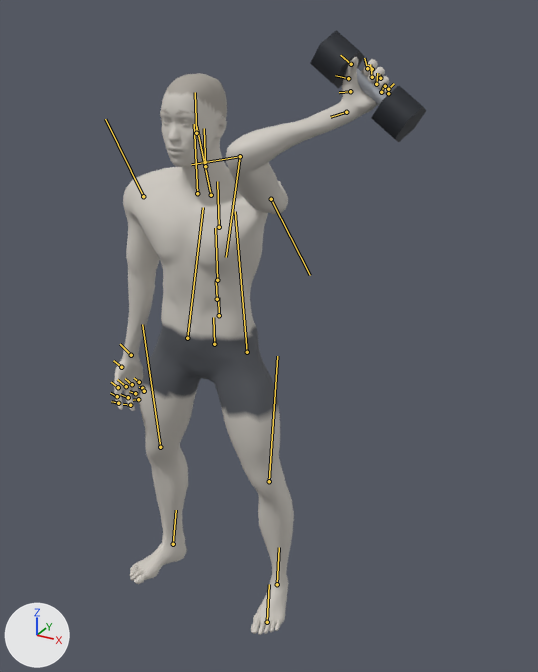
What one commit did to the glTF model exports/single-arm-dumbbell-snatch.glb.
Both versions are drawn from a camera (50 mm lens) standing at (1.2, -1.834, 1.948) and looking at (0.263, -0.131, 1.097). The axes (+X, +Y, +Z) are drawn at lower left. The lights are the same throughout. The first picture is the older version. Both versions are drawn at frame 75 of the action 'single-arm-dumbbell-snatch_left'; the numbers are the values there. The bones that change, and the others that lie on the model, are drawn over the model as lines.
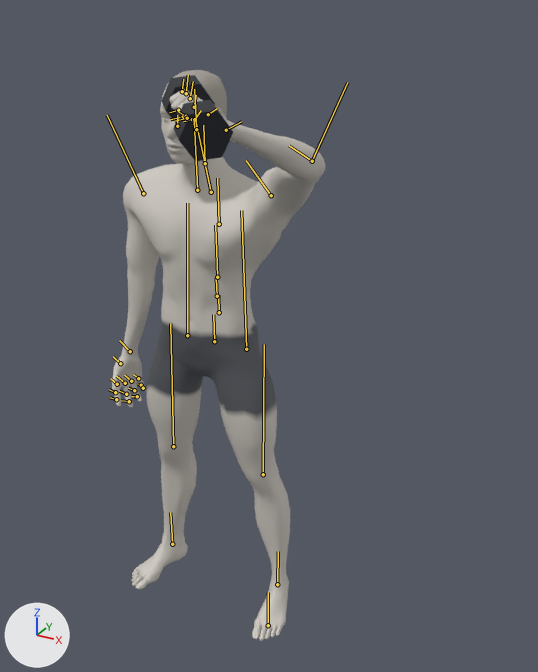
ob_dbr_left is not drawn itself; it is the parent of ob_mesh_1, ob_mesh_2, ob_mesh_3.

What the commit changed:
Bone 'pelvis' (bone_pelvis) moves from (0.008, -0.011, 0.0) to (0.008, -0.002, 0.0).
Bone 'upperarm_l' (bone_upperarm_l) turns from (-13, 59, 150) to (56, -37, 23) degrees about its own x, y and z.
Bone 'lowerarm_l' (bone_lowerarm_l) turns from (5, -42, 31) to (12, -23, 5) degrees about its own x, y and z.
Bone 'hand_l' (bone_hand_l) turns from (74, -28, -60) to (-9, 48, 47) degrees about its own x, y and z.
Bone 'lowerarm_twist_l' (bone_lowerarm_twist_l) turns from (62, -12, -48) to (-38, 36, 19) degrees about its own x, y and z.
Bone 'upperarm_r' (bone_upperarm_r) turns from (35, -15, 1) to (35, -17, 1) degrees about its own x, y and z.
Bone 'thigh_l' (bone_thigh_l) turns from (8, 30, 10) to (3, 30, 4) degrees about its own x, y and z.
Bone 'calf_l' (bone_calf_l) turns from (-7, 1, -11) to (-2, 0, 0) degrees about its own x, y and z.
Bone 'foot_l' (bone_foot_l) turns from (0, -20, 12) to (1, -19, -2) degrees about its own x, y and z.
Bone 'thigh_r' (bone_thigh_r) turns from (-8, -30, 10) to (-3, -30, 4) degrees about its own x, y and z.
Bone 'calf_r' (bone_calf_r) turns from (7, -1, -11) to (2, 0, 0) degrees about its own x, y and z.
Bone 'foot_r' (bone_foot_r) turns from (0, 20, 12) to (-1, 19, -2) degrees about its own x, y and z.

Where the change shows, as pixel boxes (x1, y1, x2, y2) in the pictures (538 x 672 px):
'Mesh_0', posed (23% narrower): before (114, 57, 391, 635); after (112, 70, 325, 641)
'Mesh_3', posed (7% wider, 9% taller): before (371, 86, 426, 142); after (174, 100, 233, 161)
'Mesh_2', posed: before (310, 30, 365, 88); after (162, 75, 215, 121)
'Mesh_1', posed (not visible afterwards): before (344, 68, 387, 106)
bone 'pelvis', root to tip: before (214, 344) to (213, 317); after (214, 341) to (213, 314)
bone 'upperarm_l', root to tip: before (271, 199) to (310, 275); after (271, 195) to (246, 160)
bone 'lowerarm_l', root to tip: before (240, 156) to (226, 257); after (312, 161) to (289, 145)
bone 'hand_l', root to tip: before (346, 112) to (330, 117); after (226, 130) to (241, 121)
bone 'lowerarm_twist_l', root to tip: before (240, 156) to (191, 164); after (312, 161) to (347, 82)
bone 'upperarm_r', root to tip: before (143, 196) to (105, 119); after (143, 193) to (107, 115)
bone 'thigh_l', root to tip: before (247, 352) to (235, 211); after (246, 349) to (241, 210)
bone 'calf_l', root to tip: before (269, 481) to (277, 356); after (263, 474) to (264, 344)
bone 'foot_l', root to tip: before (277, 584) to (279, 547); after (277, 584) to (278, 551)
bone 'thigh_r', root to tip: before (187, 338) to (203, 207); after (187, 335) to (187, 203)
bone 'calf_r', root to tip: before (160, 447) to (142, 324); after (173, 446) to (170, 323)
bone 'foot_r', root to tip: before (173, 544) to (176, 510); after (172, 544) to (170, 512)
